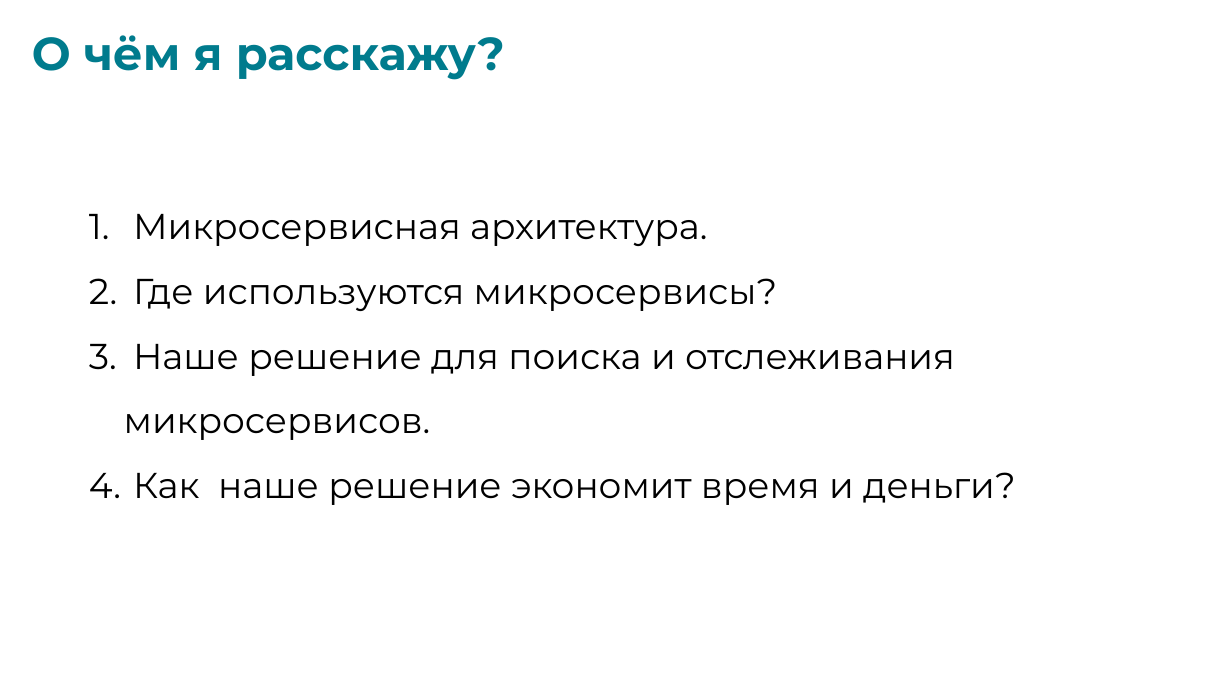
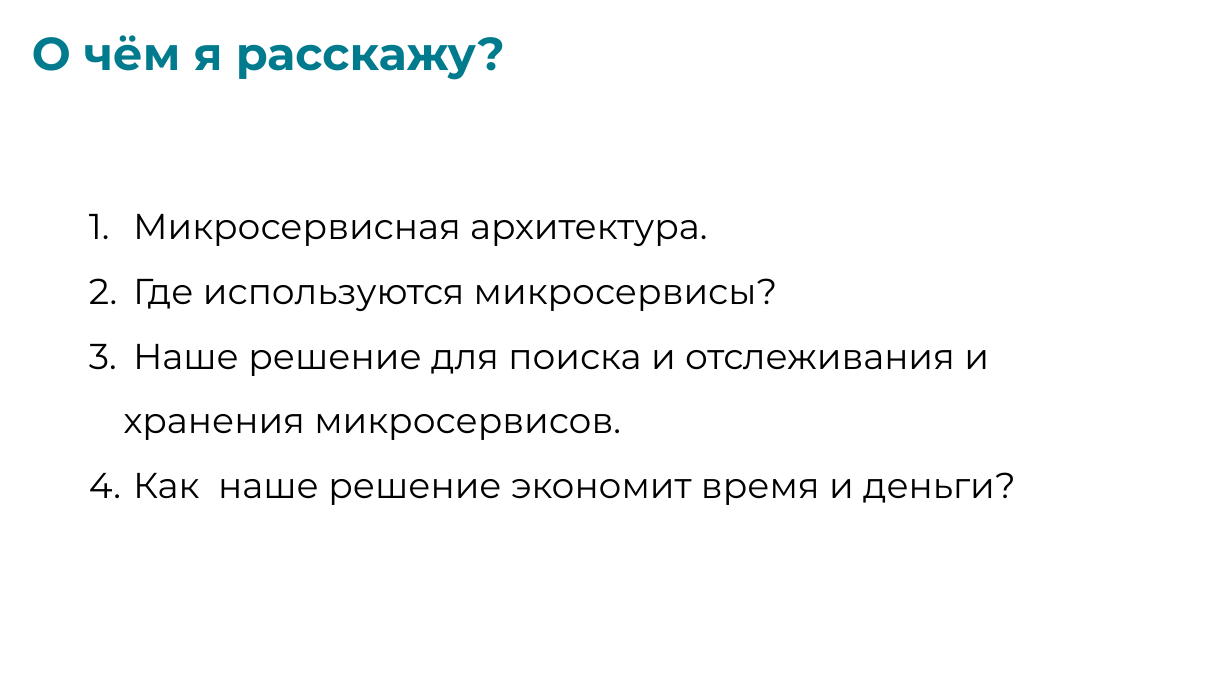
Before and after one commit to vapersan/changellenge, a slide deck: slide 2 of prezentation/HSM.pptx. Drawn at 1232x693 pixels with LibreOffice and Linux fonts; fonts in the diff are those of the drawing. Boxes give left, top, right and bottom in pixels: in the first picture for what was removed or moved away, otherwise in the second. Text is boxed around its words. In the diff, an @@ line names an element or a change of style, - is before the commit and + after.

```diff
--- a/prezentation/HSM.pptx
+++ b/prezentation/HSM.pptx
@@ text at <box>124,344,989,440</box>: text changed @@
-3. Наше решение для поиска и отслеживания микросервисов.
+3. Наше решение для поиска и отслеживания и хранения микросервисов.
```
Also in this commit, not shown: 1 other slide changed.
